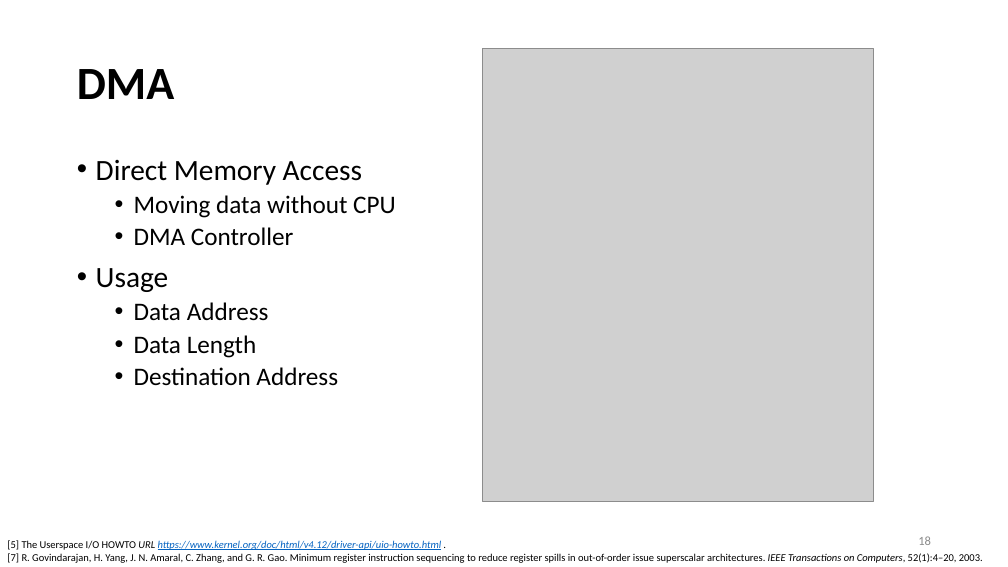
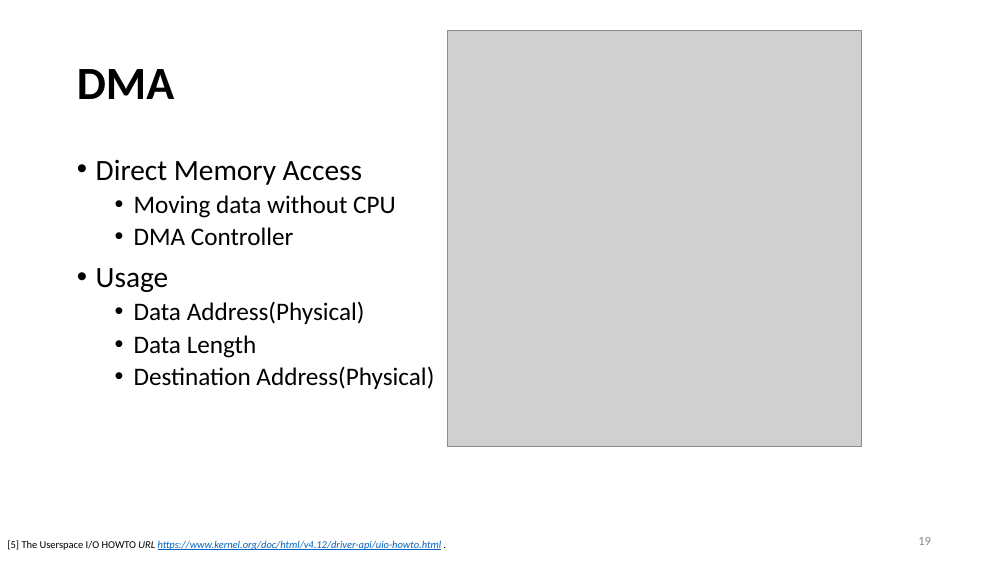
Before and after one commit to yllibliu/presentation, a slide deck: slide 19 of UIO.pptx (slide 18 before the commit). Drawn at 1008x567 pixels with LibreOffice and Linux fonts; fonts in the diff are those of the drawing; grey boxes stand for pictures. Boxes give left, top, right and bottom in pixels: in the first picture for what was removed or moved away, otherwise in the second. Text is boxed around its words. In the diff, an @@ line names an element or a change of style, - is before the commit and + after.

```diff
--- a/UIO.pptx
+++ b/UIO.pptx
@@ picture: place and size @@
-picture at (483,48,873,501)
+picture at (448,30,861,446)
@@ text at (134,301,365,324): text changed @@
-  • Data Address
+  • Data Address(Physical)
@@ text at (134,366,434,389): text changed @@
-  • Destination Address
+  • Destination Address(Physical)
@@ text at (7,553,983,563): paragraph removed @@
-[7] R. Govindarajan, H. Yang, J. N. Amaral, C. Zhang, and G. R. Gao. Minimum register instruction sequencing to reduce register spills in out-of-order issue superscalar architectures. IEEE Transactions on Computers, 52(1):4–20, 2003.
```
Also in this commit, not shown: 6 other slides changed, 21 slides added, 15 slides removed, 13 other files.
